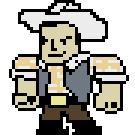
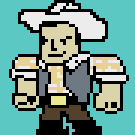
Two versions of the same layered image (135px x 135px). Layer-by-layer changes:
showed "Background", painted on it over [0, 0, 135, 135]
